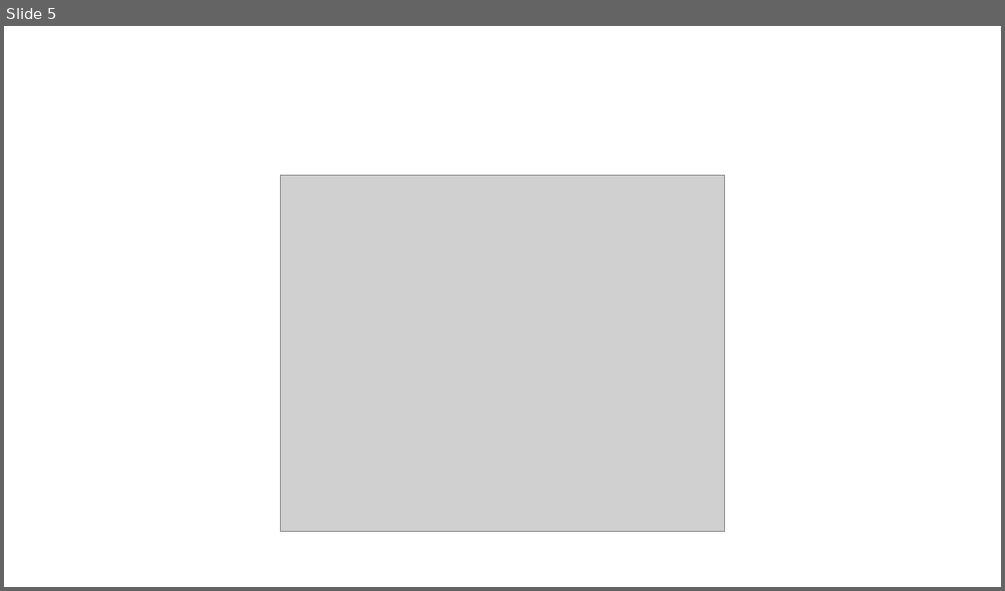
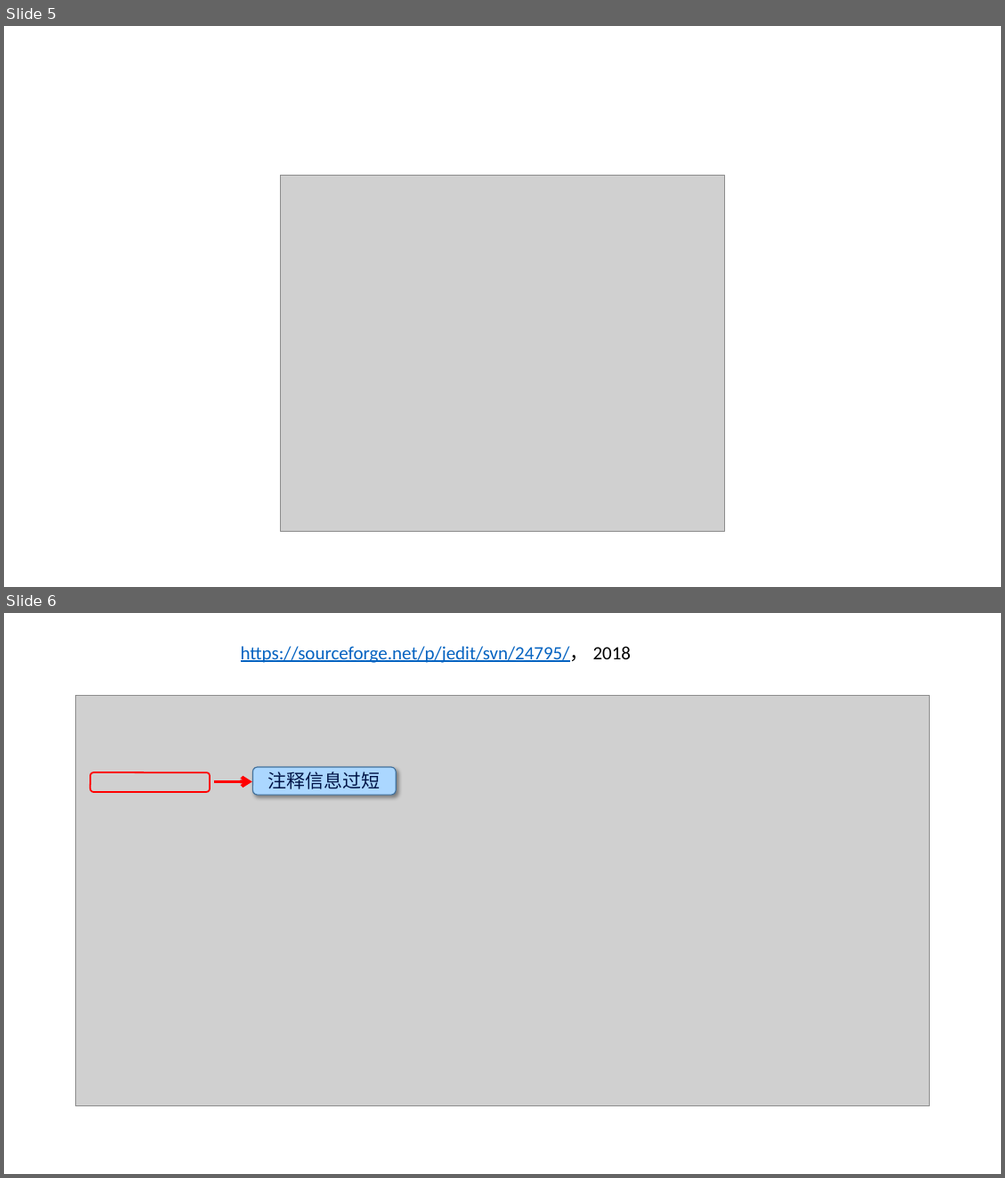
Before and after one commit to Autism0/mypaper, a slide deck: latex/myfigure/演示文稿1.pptx. Shown one above the other, each under a label of ours: slide 5 before the commit, slides 5 and 6 after it. The pictures are 1005x591 and 1005x1178 pixels, drawn with LibreOffice and Linux fonts; fonts in the diff are those of the drawing; grey boxes stand for pictures. Boxes give left, top, right and bottom in pixels: in the first picture for what was removed or moved away, otherwise in the second. Text is boxed around its words. In the diff, an @@ line names an element or a change of style, - is before the commit and + after.

```diff
--- a/latex/myfigure/演示文稿1.pptx
+++ b/latex/myfigure/演示文稿1.pptx
@@ slide 6 added at [4,613,1001,1174], background #FFFFFF @@
@@ text added at [241,646,631,663], 18 pt, text #0563C1, underline @@
+https://sourceforge.net/p/jedit/svn/24795/， 2018
@@ group added at [76,695,930,1106]: 2 rounded rectangles, 1 picture, 1 arrow @@
+注释信息过短
```
Also in this commit, not shown: 3 other slides added, 22 other files.
